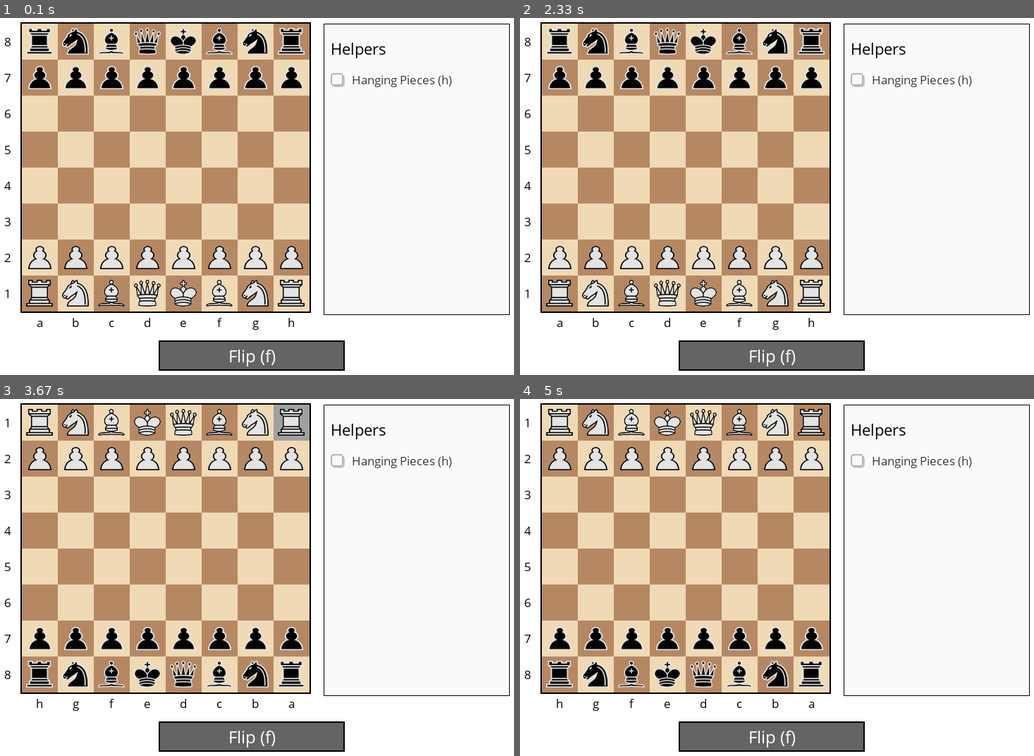
Above: before the commit, frames 1-4 (two rows, left to right).
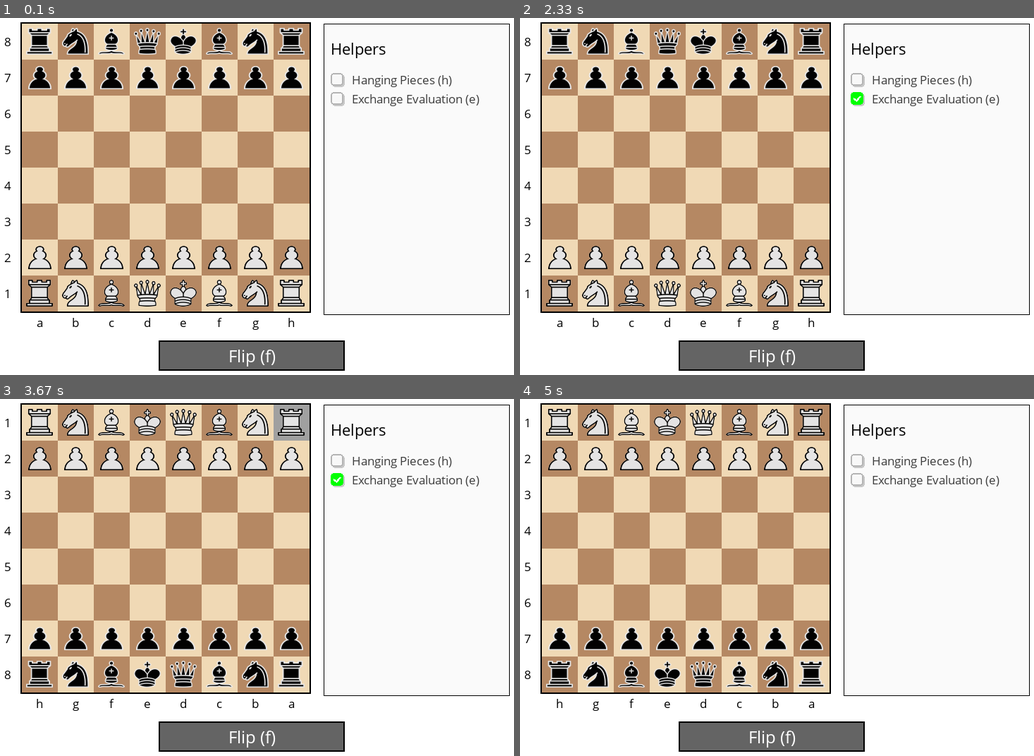
Above: after the commit, the same moments.

Repository: copperfishgh/testy
Game: pygame game, started from main.py
Same seed, same stepped clock (60 frames per second), same inputs: the game is played once before the commit and once after it.
Inputs (mouse positions are in pixels of both pictures, inside the frame that each line leads up to):
- Up to frame 1 (0.1 s): no input
- Up to frame 2 (2.33 s): tap E at 0.33 s; press the mouse at (859, 78) at 0.7 s; move the mouse to (802, 182) at 0.8 s; release the mouse at (746, 285) at 0.93 s; hold H 1.1-1.57 s; press the mouse at (859, 100) at 1.63 s; move the mouse to (797, 153) at 1.73 s; release the mouse at (741, 207) at 1.87 s; press the mouse at (859, 100) at 2.2 s; move the mouse to (900, 89) at 2.3 s
- Up to frame 3 (3.67 s): release the mouse at (421, 463) at 2.43 s; press the mouse at (251, 734) at 2.7 s; move the mouse to (272, 723) at 2.8 s; release the mouse at (287, 713) at 2.93 s; move the mouse to (282, 434) at 3.2 s; click (282, 434) at 3.43 s
- Up to frame 4 (5 s): press the mouse at (859, 481) at 3.83 s; move the mouse to (838, 495) at 3.93 s; release the mouse at (823, 513) at 4.07 s; tap ` at 4.53 s

The runs differ from the first frame. In frame 1, 0.3% of the frame differs, in the area x 64-94%, y 20-25%; in frame 2, 0.3%; in frame 3, 0.3%; in frame 4, 0.3%.

Commit message:
Implement exchange evaluation system with hover-based tactical analysis
Added comprehensive exchange evaluation that shows attackers and defenders when hovering over pieces that can be captured. Key features:

- Visual indicators (yellow triangles) mark tactically interesting pieces
- Hover investigation shows orange highlighting of attacking/defending pieces
- High-performance caching system prevents lag during mouse movement
- Keyboard toggle (E key) to enable/disable exchange evaluation
- Integrated with existing hanging pieces system for complete tactical awareness

Fixed defender calculation bug where pieces weren't showing as defenders of their own pieces by implementing "if empty" logic that temporarily removes pieces to calculate potential recaptures.

🤖 Generated with [Claude Code](https://claude.ai/code)

Co-Authored-By: Claude <noreply@anthropic.com>

Diff:
--- a/chess_board.py
+++ b/chess_board.py
@@ -153,6 +153,11 @@
     _cached_hanging_pieces_black: List[Tuple[int, int]] = field(default_factory=list)
     _hanging_pieces_cache_valid: bool = False
 
+    # Cached exchange evaluation data (updated only when board changes)
+    _cached_interesting_squares: List[Tuple[int, int]] = field(default_factory=list)
+    _cached_attackers_defenders: dict = field(default_factory=dict)  # {(row,col): (attackers, defenders)}
+    _exchange_cache_valid: bool = False
+
     def __post_init__(self):
         """Initialize the board with starting position"""
         if not any(any(row) for row in self.board):  # If board is empty
@@ -220,6 +225,11 @@
         self._cached_hanging_pieces_white = []
         self._cached_hanging_pieces_black = []
         self._hanging_pieces_cache_valid = False
+
+        # Invalidate exchange evaluation cache
+        self._cached_interesting_squares = []
+        self._cached_attackers_defenders = {}
+        self._exchange_cache_valid = False
 
     def get_piece(self, row: int, col: int) -> Optional[Piece]:
         """Get piece at a specific position"""
@@ -371,6 +381,8 @@
     def _invalidate_hanging_pieces_cache(self) -> None:
         """Invalidate the hanging pieces cache (call when board changes)"""
         self._hanging_pieces_cache_valid = False
+        # Also invalidate exchange evaluation cache since they depend on similar data
+        self._exchange_cache_valid = False
 
     def _is_piece_hanging_simple(self, row: int, col: int) -> bool:
         """Simple check: is piece attacked but not defended?"""
@@ -405,6 +417,117 @@
                         attackers.append((row, col))
 
         return attackers
+
+    def get_all_attackers_and_defenders(self, target_row: int, target_col: int) -> Tuple[List[Tuple[int, int]], List[Tuple[int, int]]]:
+        """
+        Get all pieces that can attack or defend a given square.
+        Returns (attackers, defenders) where:
+        - attackers: list of (row, col) positions of pieces that can attack the square
+        - defenders: list of (row, col) positions of pieces that can defend the square
+
+        For exchange evaluation: attackers want to capture something on this square,
+        defenders want to protect something on this square.
+        """
+        target_piece = self.get_piece(target_row, target_col)
+
+        if target_piece is None:
+            # Empty square - anyone can attack it, but no one defends it
+            white_attackers = self._get_attackers(target_row, target_col, Color.WHITE)
+            black_attackers = self._get_attackers(target_row, target_col, Color.BLACK)
+            return (white_attackers + black_attackers, [])
+
+        # Square contains a piece - figure out who attacks and who defends
+        target_color = target_piece.color
+
+        # Attackers are enemy pieces that can capture the target
+        if target_color == Color.WHITE:
+            attackers = self._get_attackers(target_row, target_col, Color.BLACK)
+            defenders = self._get_attackers(target_row, target_col, Color.WHITE)
+        else:
+            attackers = self._get_attackers(target_row, target_col, Color.WHITE)
+            defenders = self._get_attackers(target_row, target_col, Color.BLACK)
+
+        # Remove the target piece itself from defenders (a piece can't defend itself)
+        defenders = [pos for pos in defenders if pos != (target_row, target_col)]
+
+        return (attackers, defenders)
+
+    def get_tactically_interesting_squares(self) -> List[Tuple[int, int]]:
+        """
+        Get all squares that have tactical potential for exchange evaluation.
+        Returns cached results for performance.
+        """
+        if not self._exchange_cache_valid:
+            self._update_exchange_cache()
+        return self._cached_interesting_squares.copy()
+
+    def _update_exchange_cache(self) -> None:
+        """Update the cached exchange evaluation data"""
+        self._cached_interesting_squares = []
+        self._cached_attackers_defenders = {}
+
+        for row in range(8):
+            for col in range(8):
+                piece = self.get_piece(row, col)
+                if piece is not None:
+                    # Only compute for squares that have pieces
+                    attackers, defenders = self._compute_attackers_defenders(row, col)
+                    self._cached_attackers_defenders[(row, col)] = (attackers, defenders)
+
+                    # Check if this square is tactically interesting
+                    if len(attackers) > 0:
+                        self._cached_interesting_squares.append((row, col))
+
+        self._exchange_cache_valid = True
+
+    def _compute_attackers_defenders(self, target_row: int, target_col: int) -> Tuple[List[Tuple[int, int]], List[Tuple[int, int]]]:
+        """Compute attackers and defenders without caching (internal use)"""
+        target_piece = self.get_piece(target_row, target_col)
+
+        if target_piece is None:
+            # Empty square - anyone can attack it, but no one defends it
+            white_attackers = self._get_attackers(target_row, target_col, Color.WHITE)
+            black_attackers = self._get_attackers(target_row, target_col, Color.BLACK)
+            return (white_attackers + black_attackers, [])
+
+        # Square contains a piece - figure out who attacks and who defends
+        target_color = target_piece.color
+
+        # Attackers are enemy pieces that can capture the target
+        if target_color == Color.WHITE:
+            attackers = self._get_attackers(target_row, target_col, Color.BLACK)
+            # Defenders: friendly pieces that could recapture if this piece is taken
+            defenders = self._get_attackers_if_empty(target_row, target_col, Color.WHITE)
+        else:
+            attackers = self._get_attackers(target_row, target_col, Color.WHITE)
+            # Defenders: friendly pieces that could recapture if this piece is taken
+            defenders = self._get_attackers_if_empty(target_row, target_col, Color.BLACK)
+
+        # Remove the target piece itself from defenders (a piece can't defend itself)
+        defenders = [pos for pos in defenders if pos != (target_row, target_col)]
+
+        return (attackers, defenders)
+
+    def _get_attackers_if_empty(self, target_row: int, target_col: int, attacker_color: Color) -> List[Tuple[int, int]]:
+        """Get all pieces that could attack this square if it were empty (for defender calculation)"""
+        # Temporarily remove the piece, find attackers, then restore
+        original_piece = self.get_piece(target_row, target_col)
+        self.set_piece(target_row, target_col, None)  # Temporarily empty the square
+
+        attackers = self._get_attackers(target_row, target_col, attacker_color)
+
+        self.set_piece(target_row, target_col, original_piece)  # Restore original piece
+        return attackers
+
+    def get_all_attackers_and_defenders(self, target_row: int, target_col: int) -> Tuple[List[Tuple[int, int]], List[Tuple[int, int]]]:
+        """
+        Get all pieces that can attack or defend a given square.
+        Returns cached results for performance.
+        """
+        if not self._exchange_cache_valid:
+            self._update_exchange_cache()
+
+        return self._cached_attackers_defenders.get((target_row, target_col), ([], []))
 
     def _get_piece_attacks(self, row: int, col: int) -> List[Tuple[int, int]]:
         """Get all squares this piece attacks (not filtered by check legality)"""
--- a/display.py
+++ b/display.py
@@ -70,7 +70,8 @@
         # Help options - load from settings file if available
         self.settings_file = ".testy"
         self.help_options = [
-            {"name": "Hanging Pieces (h)", "key": "hanging_pieces", "enabled": False}
+            {"name": "Hanging Pieces (h)", "key": "hanging_pieces", "enabled": False},
+            {"name": "Exchange Evaluation (e)", "key": "exchange_evaluation", "enabled": False}
         ]
         self._load_settings()
 
@@ -302,7 +303,8 @@
 
     def draw_board(self, screen, board_state: BoardState, selected_square_coords: Optional[Tuple[int, int]] = None,
                    highlighted_moves: List[Tuple[int, int]] = None, is_board_flipped: bool = False,
-                   preview_board_state: Optional[BoardState] = None, dragging_piece=None, drag_origin=None) -> None:
+                   preview_board_state: Optional[BoardState] = None, dragging_piece=None, drag_origin=None,
+                   mouse_pos: Optional[Tuple[int, int]] = None) -> None:
         """Draw the chess board with pieces"""
         if highlighted_moves is None:
             highlighted_moves = []
@@ -360,6 +362,28 @@
                             is_player_piece = (evaluation_piece.color == player_color)
                             piece_value = evaluation_piece.get_value()
                             self.draw_hanging_piece_indicator(screen, x, y, is_player_piece, piece_value)
+
+                # Draw exchange evaluation indicator if enabled
+                if self.is_help_option_enabled("exchange_evaluation"):
+                    # Use preview board state for helper evaluation if available
+                    evaluation_board = preview_board_state if preview_board_state else board_state
+
+                    # Get list of tactically interesting squares
+                    interesting_squares = evaluation_board.get_tactically_interesting_squares()
+                    if (row, col) in interesting_squares:
+                        self.draw_exchange_indicator(screen, x, y)
+
+        # Draw exchange evaluation piece highlights (orange borders) if hovering
+        if mouse_pos:
+            evaluation_board = preview_board_state if preview_board_state else board_state
+            highlight_positions = self.get_exchange_highlights(mouse_pos, evaluation_board, is_board_flipped)
+
+            for highlight_row, highlight_col in highlight_positions:
+                # Convert board coordinates to display coordinates
+                display_pos = self.get_square_display_position(highlight_row, highlight_col, is_board_flipped)
+                if display_pos:
+                    x, y = display_pos
+                    self.draw_piece_highlight(screen, x, y)
 
         # Draw board border (use actual board size based on squares)
         actual_board_size = self.square_size * 8
@@ -454,6 +478,60 @@
         text_surface = font.render(text, True, color)
         screen.blit(text_surface, (x, y))
 
+    def draw_exchange_indicator(self, screen, x: int, y: int) -> None:
+        """Draw a subtle indicator for squares with exchange potential"""
+        # Small colored corner indicators to mark tactical squares
+        corner_size = 8
+        indicator_color = Colors.ANNOTATION_CAUTION  # Yellow for tactical awareness
+
+        # Draw small triangle in the top-right corner
+        triangle_points = [
+            (x + self.square_size - corner_size, y),
+            (x + self.square_size, y),
+            (x + self.square_size, y + corner_size)
+        ]
+        pygame.draw.polygon(screen, indicator_color, triangle_points)
+
+    def draw_piece_highlight(self, screen, x: int, y: int) -> None:
+        """Draw orange highlighting around a piece (for attacker/defender display)"""
+        # Draw a thick orange border around the piece
+        border_thickness = 4
+        highlight_color = (255, 165, 0)  # Orange color
+
+        # Draw border around the entire square
+        border_rect = pygame.Rect(x, y, self.square_size, self.square_size)
+        pygame.draw.rect(screen, highlight_color, border_rect, border_thickness)
+
+    def get_exchange_highlights(self, mouse_pos: Tuple[int, int], board_state, is_board_flipped: bool = False) -> List[Tuple[int, int]]:
+        """
+        Get list of piece positions to highlight based on mouse hover over tactical squares.
+        Returns list of (row, col) positions that should be highlighted in orange.
+        """
+        if not self.is_help_option_enabled("exchange_evaluation"):
+            return []
+
+        # Check if mouse is over a tactically interesting square
+        hovered_square = self.get_square_from_mouse(mouse_pos)
+        if not hovered_square:
+            return []
+
+        # Convert display coordinates to board coordinates if flipped
+        if is_board_flipped:
+            board_square = (7 - hovered_square[0], 7 - hovered_square[1])
+        else:
+            board_square = hovered_square
+
+        # Check if this square is tactically interesting
+        interesting_squares = board_state.get_tactically_interesting_squares()
+        if board_square not in interesting_squares:
+            return []
+
+        # Get all attackers and defenders for this square
+        attackers, defenders = board_state.get_all_attackers_and_defenders(board_square[0], board_square[1])
+
+        # Return all positions that should be highlighted
+        return attackers + defenders
+
     def get_square_display_position(self, row: int, col: int, is_board_flipped: bool = False) -> Optional[Tuple[int, int]]:
         """Get the display position (x, y) of a board square"""
         # Apply board flipping for display coordinates
@@ -483,7 +561,8 @@
 
     def update_display(self, screen, board_state: BoardState, selected_square_coords: Optional[Tuple[int, int]] = None,
                       highlighted_moves: List[Tuple[int, int]] = None, is_board_flipped: bool = False,
-                      preview_board_state: Optional[BoardState] = None, dragging_piece=None, drag_origin=None) -> None:
+                      preview_board_state: Optional[BoardState] = None, dragging_piece=None, drag_origin=None,
+                      mouse_pos: Optional[Tuple[int, int]] = None) -> None:
         """Update the entire display"""
         # Check for checkmate and start animation if needed
         if board_state.is_in_checkmate and self.checkmate_animation_start_time is None:
@@ -497,7 +576,7 @@
         screen.fill(self.RGB_WHITE)
 
         # Draw all components
-        self.draw_board(screen, board_state, selected_square_coords, highlighted_moves, is_board_flipped, preview_board_state, dragging_piece, drag_origin)
+        self.draw_board(screen, board_state, selected_square_coords, highlighted_moves, is_board_flipped, preview_board_state, dragging_piece, drag_origin, mouse_pos)
         self.draw_help_panel(screen)
 
         # Draw stalemate overlay if needed
--- a/main.py
+++ b/main.py
@@ -107,6 +107,9 @@
                     sound_manager.play_error_sound()
             elif event.key == pygame.K_h:  # H key to toggle hanging pieces
                 display.toggle_help_option("hanging_pieces")
+                needs_redraw = True
+            elif event.key == pygame.K_e:  # E key to toggle exchange evaluation
+                display.toggle_help_option("exchange_evaluation")
                 needs_redraw = True
             elif event.key == pygame.K_BACKQUOTE:  # Tilde key (~) to reset game
                 board_state.reset_to_initial_position()
@@ -289,7 +292,8 @@
     # Only redraw if something changed
     if needs_redraw:
         # Draw the chess board (with flip consideration)
-        display.update_display(screen, board_state, selected_square_coords, highlighted_moves, is_board_flipped, preview_board_state, dragging_piece, drag_origin)
+        current_mouse_pos = pygame.mouse.get_pos()
+        display.update_display(screen, board_state, selected_square_coords, highlighted_moves, is_board_flipped, preview_board_state, dragging_piece, drag_origin, current_mouse_pos)
 
         # Draw dragged piece snapped to square center
         if dragging_piece:
